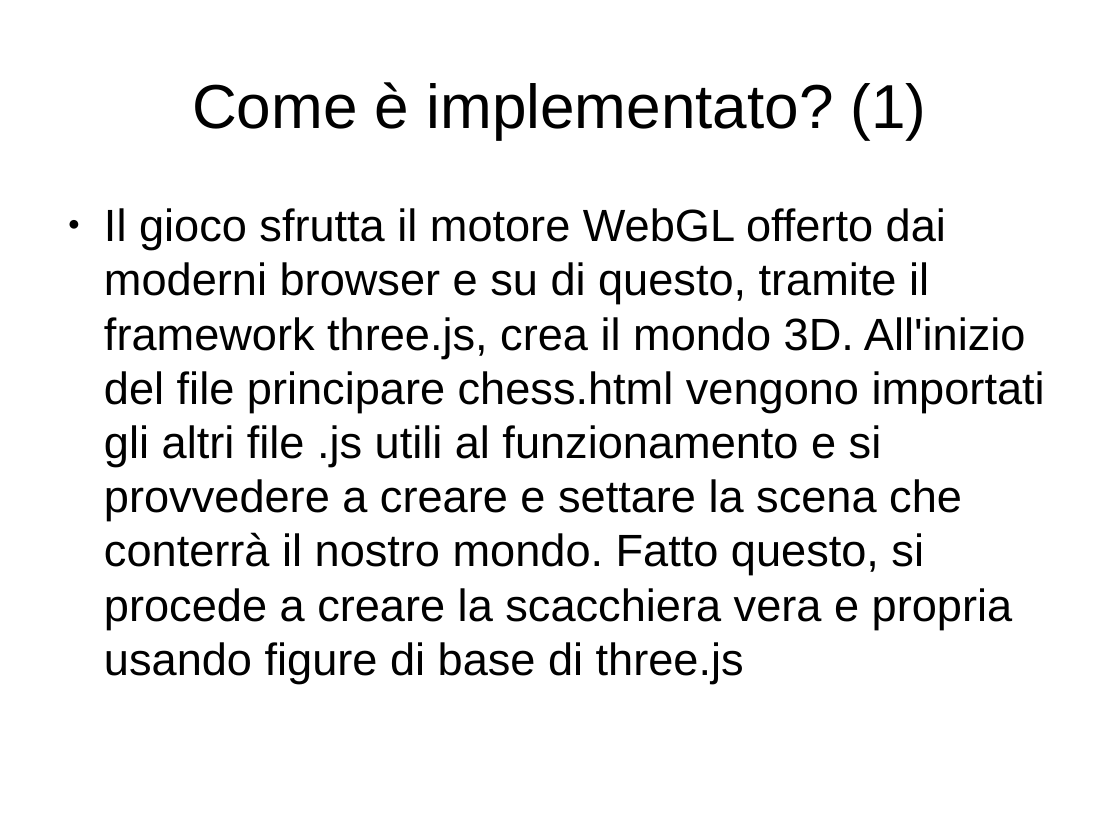
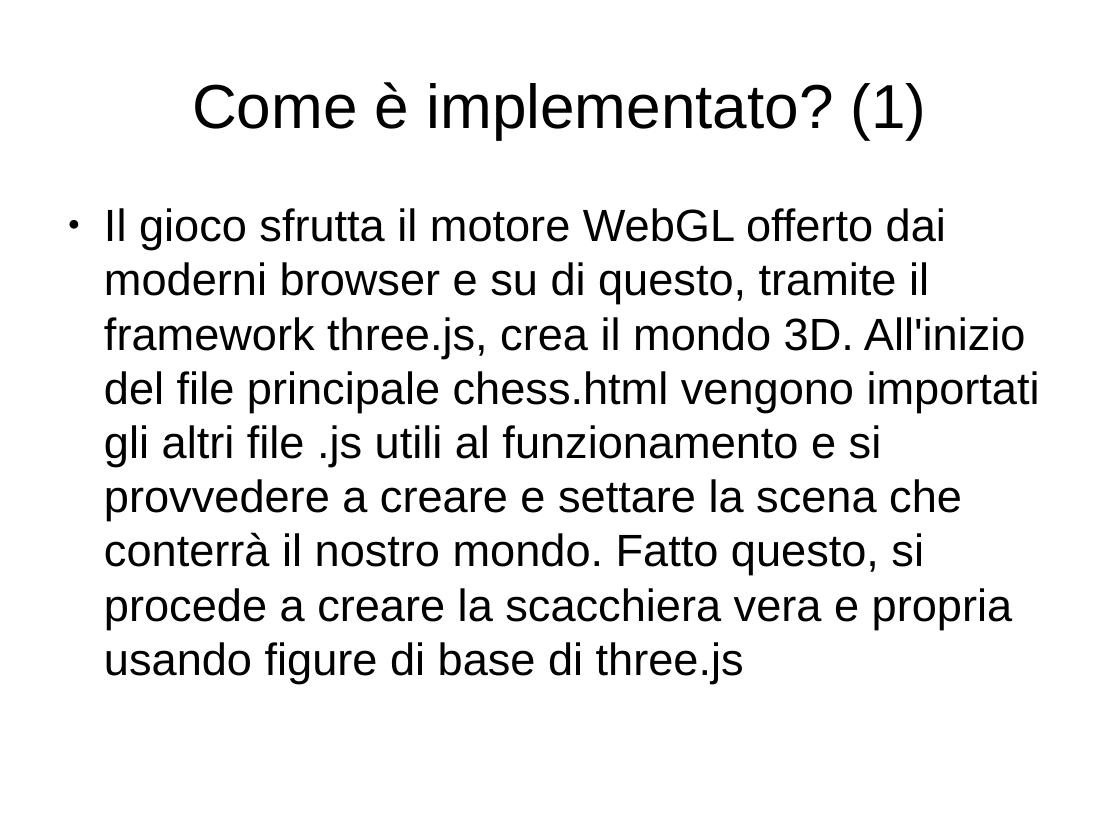
Before and after one commit to sfcoding-school/Simple-3D-Chess, a slide deck: slide 10 of Presentazione.odp. Drawn at 1120x840 pixels with LibreOffice and Linux fonts; fonts in the diff are those of the drawing. Boxes give left, top, right and bottom in pixels: in the first picture for what was removed or moved away, otherwise in the second. Text is boxed around its words. In the diff, an @@ line names an element or a change of style, - is before the commit and + after.

```diff
--- a/Presentazione.odp
+++ b/Presentazione.odp
@@ text at bbox=[104, 208, 1040, 683]: text changed @@
-● Il gioco sfrutta il motore WebGL offerto dai moderni browser e su di questo, tramite il framework three.js, crea il mondo 3D. All'inizio del file principare chess.html vengono importati gli altri file .js utili al funzionamento e si provvedere a creare e settare la scena che conterrà il nostro mondo. Fatto questo, si procede a creare la scacchiera vera e propria usando figure di base di three.js
+● Il gioco sfrutta il motore WebGL offerto dai moderni browser e su di questo, tramite il framework three.js, crea il mondo 3D. All'inizio del file principale chess.html vengono importati gli altri file .js utili al funzionamento e si provvedere a creare e settare la scena che conterrà il nostro mondo. Fatto questo, si procede a creare la scacchiera vera e propria usando figure di base di three.js
```
Also in this commit, not shown: 3 other files.
